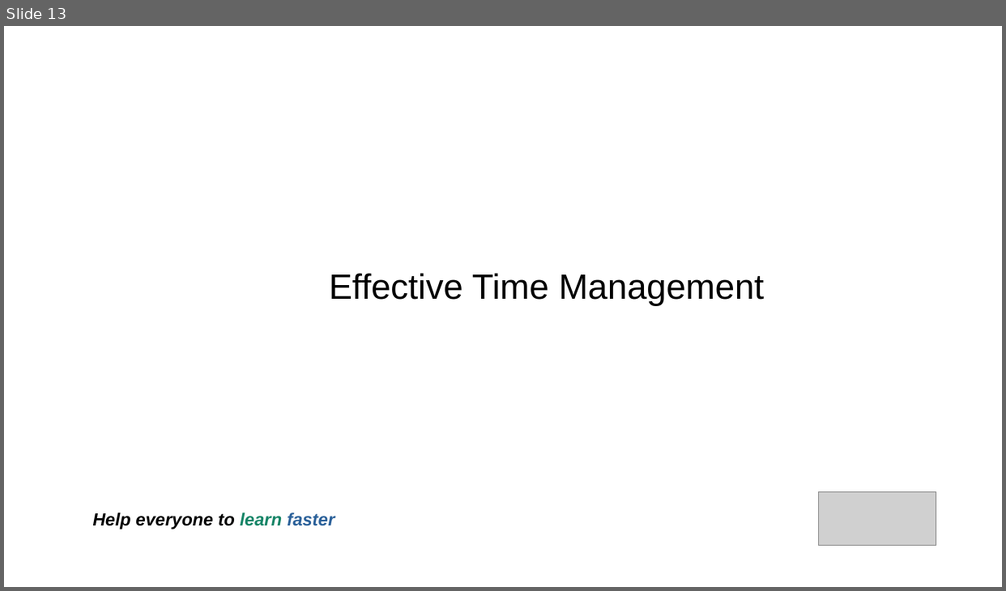
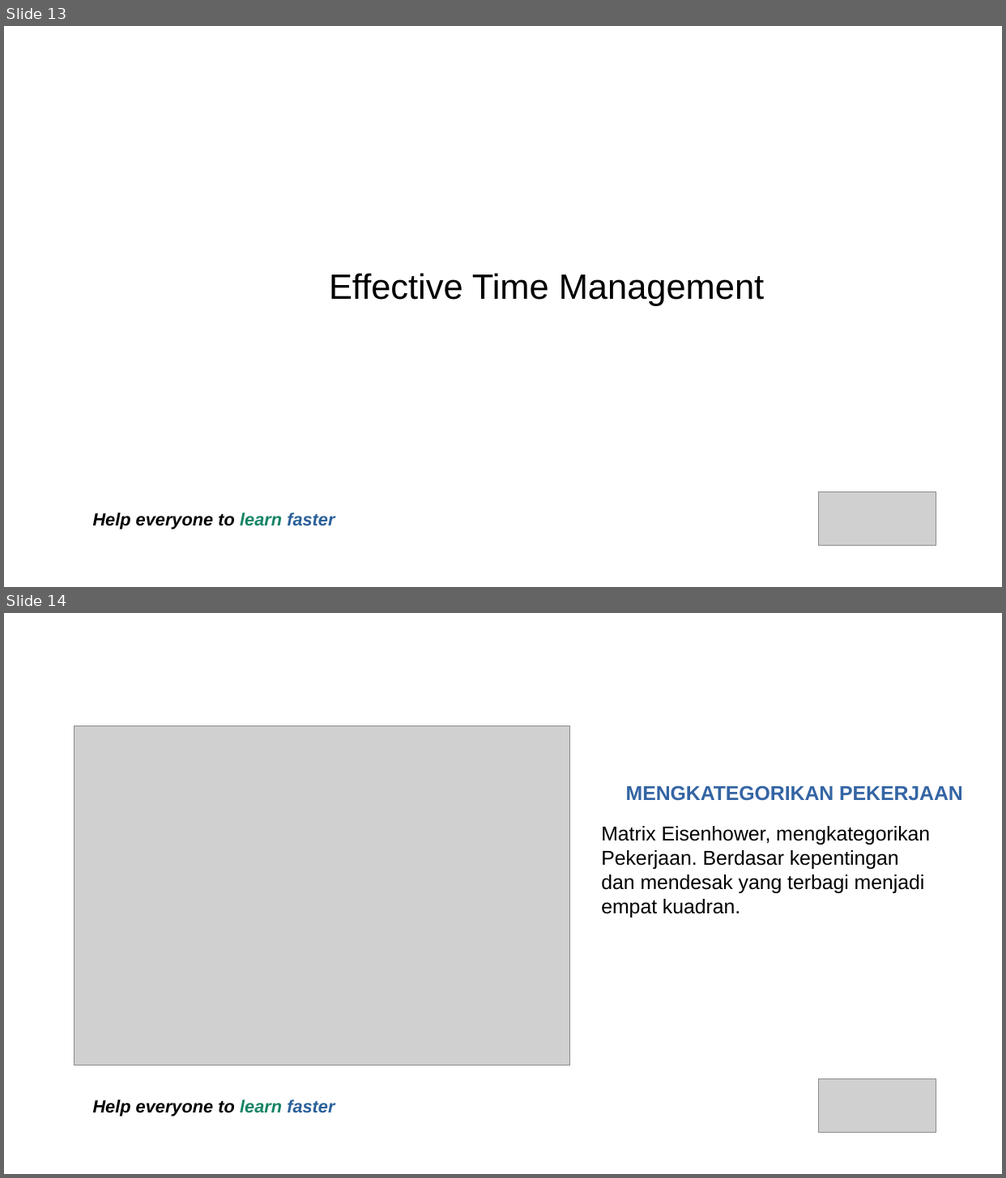
Before and after one commit to jejaksaid/course-flc, a slide deck: time-and-stress-management/sllide.odp. Shown one above the other, each under a label of ours: slide 13 before the commit, slides 13 and 14 after it. The pictures are 1006x591 and 1006x1178 pixels, drawn with LibreOffice and Linux fonts; fonts in the diff are those of the drawing; grey boxes stand for pictures; background and template pictures are left out. Boxes give left, top, right and bottom in pixels: in the first picture for what was removed or moved away, otherwise in the second. Text is boxed around its words. In the diff, an @@ line names an element or a change of style, - is before the commit and + after.

```diff
--- a/time-and-stress-management/sllide.odp
+++ b/time-and-stress-management/sllide.odp
@@ slide 14 added at (x1=4, y1=613, x2=1002, y2=1174), background picture (left out) @@
@@ picture added at (x1=74, y1=726, x2=570, y2=1066) @@
@@ text added at (x1=626, y1=786, x2=963, y2=801), 16 pt, text #3465A4, bold @@
+MENGKATEGORIKAN PEKERJAAN
@@ text added at (x1=601, y1=826, x2=930, y2=918), 16 pt, text #000000 @@
+Matrix Eisenhower, mengkategorikan
+Pekerjaan. Berdasar kepentingan
+dan mendesak yang terbagi menjadi
+empat kuadran.
@@ picture added at (x1=819, y1=1080, x2=936, y2=1134) @@
@@ text added at (x1=93, y1=1100, x2=334, y2=1116), 14 pt, text #000000, bold, italic @@
+Help everyone to learn faster
```
Also in this commit, not shown: 7 other slides added, 2 other files.
